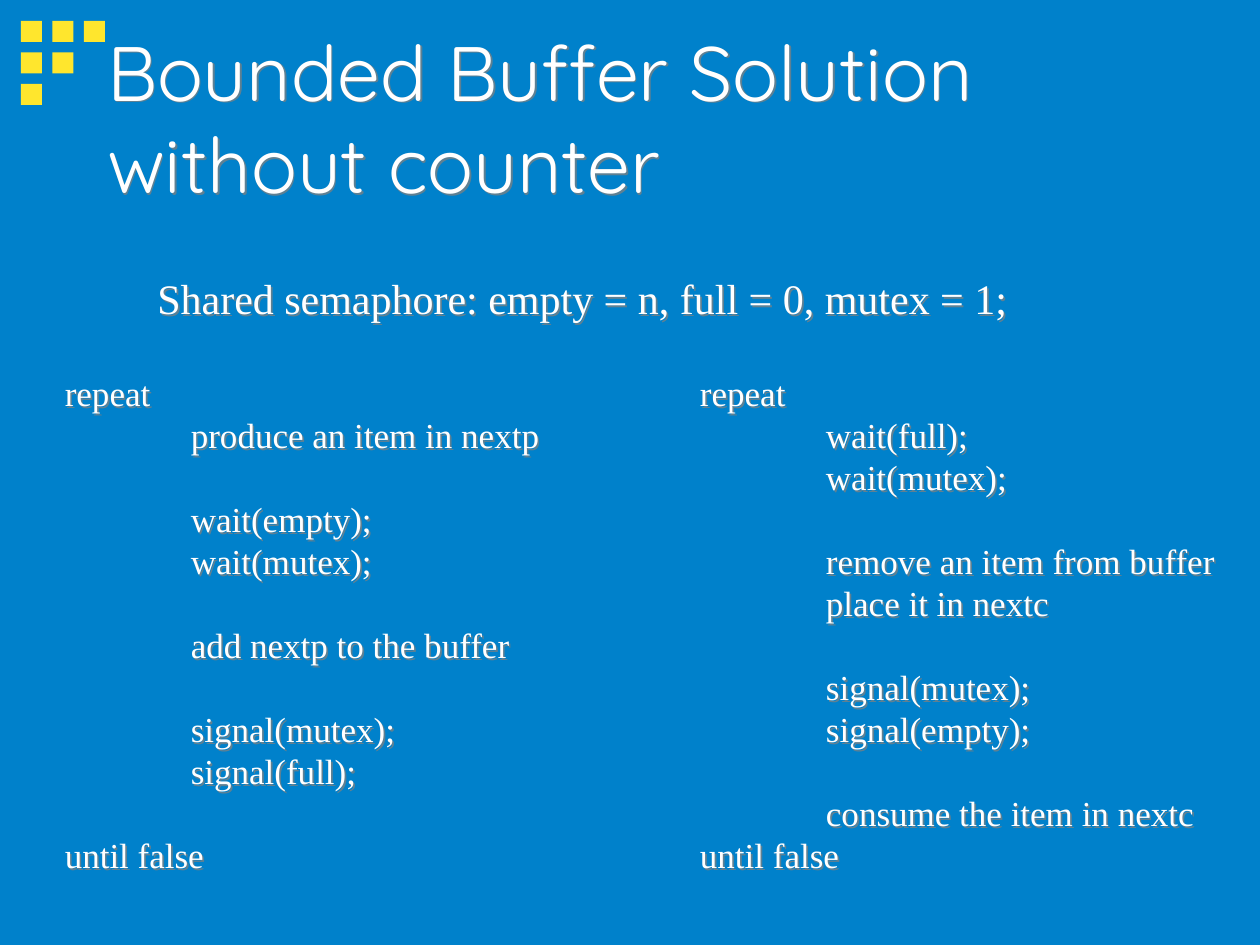
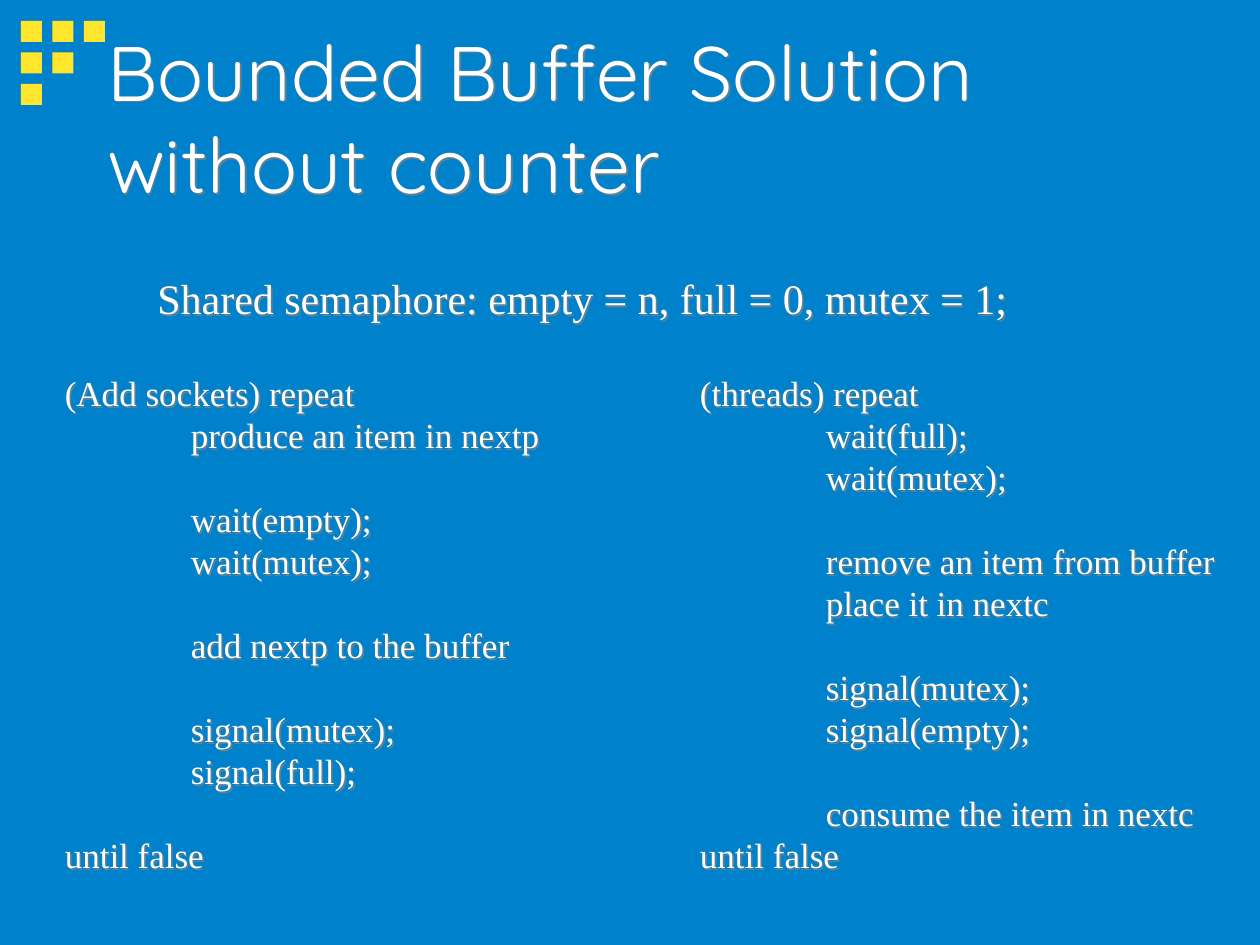
Before and after one commit to shaunjl/CS360lab3, a slide deck: slide 18 of Semaphores2014.ppt. Drawn at 1260x945 pixels with LibreOffice and Linux fonts; fonts in the diff are those of the drawing; background and template pictures are left out. Boxes give left, top, right and bottom in pixels: in the first picture for what was removed or moved away, otherwise in the second. Text is boxed around its words. In the diff, an @@ line names an element or a change of style, - is before the commit and + after.

```diff
--- a/Semaphores2014.ppt
+++ b/Semaphores2014.ppt
@@ text at (65, 381, 355, 413): text changed @@
-repeat
+(Add sockets) repeat
@@ text at (700, 381, 919, 413): text changed @@
-repeat
+(threads) repeat
```
Also in this commit, not shown: 1 other file.
